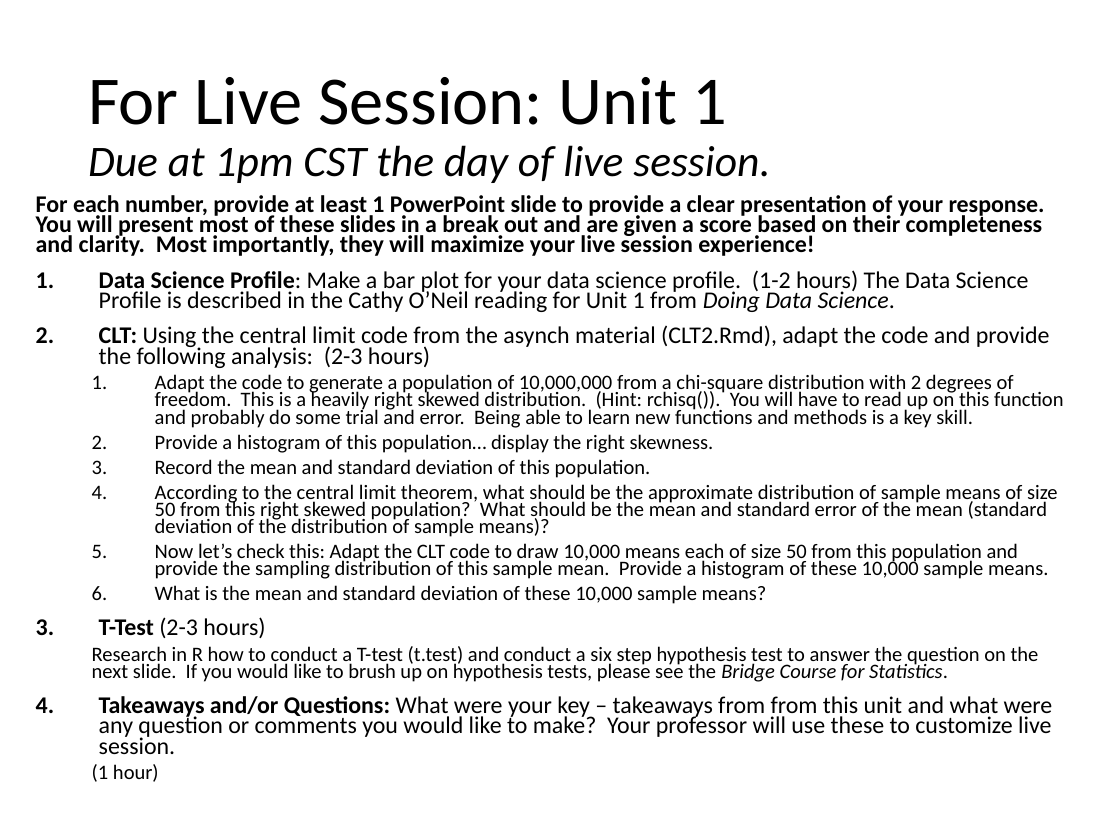
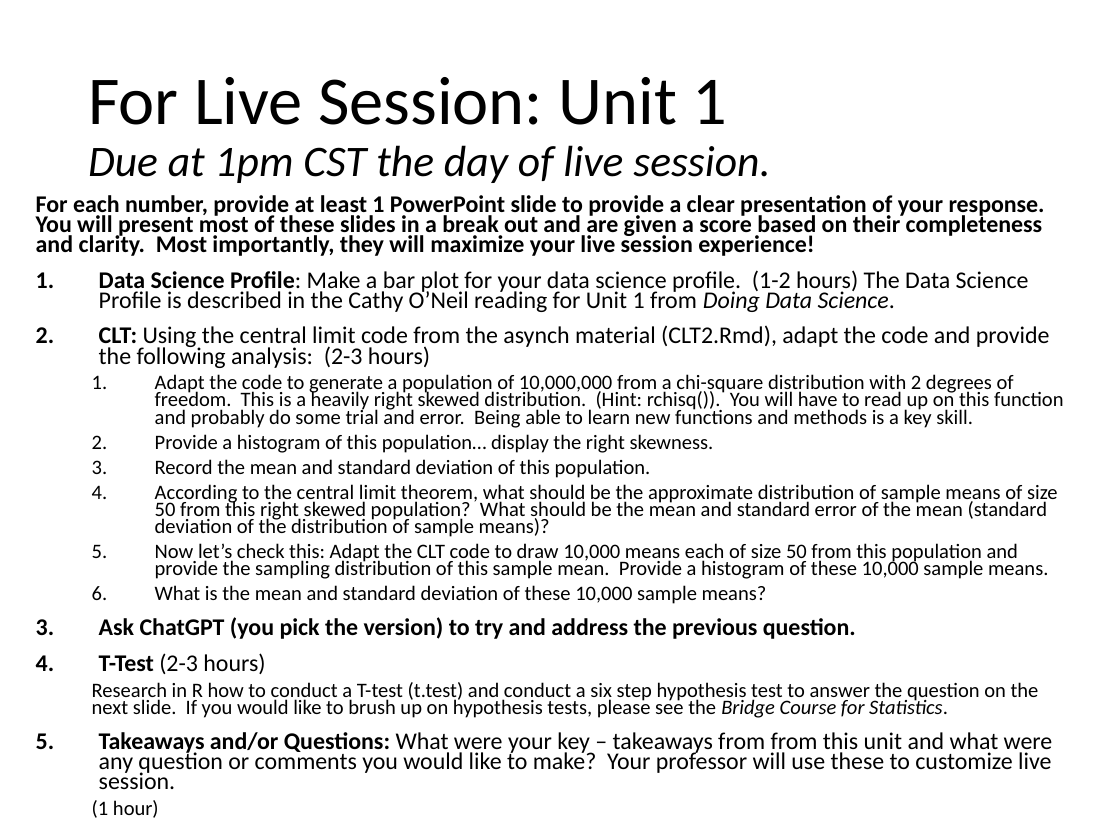
Before and after one commit to BivinSadler/MSDS_6306_Doing-Data-Science, a slide deck: slide 3 of Unit 1/For Live Session Unit 1 DDS Student.pptx. Drawn at 1120x840 pixels with LibreOffice and Linux fonts; fonts in the diff are those of the drawing. Boxes give left, top, right and bottom in pixels: in the first picture for what was removed or moved away, otherwise in the second. Text is boxed around its words. In the diff, an @@ line names an element or a change of style, - is before the commit and + after.

```diff
--- a/Unit 1/For Live Session Unit 1 DDS Student.pptx
+++ b/Unit 1/For Live Session Unit 1 DDS Student.pptx
@@ text at bbox=[99, 617, 856, 639]: paragraph added @@
+3. Ask ChatGPT (you pick the version) to try and address the previous question.
```
